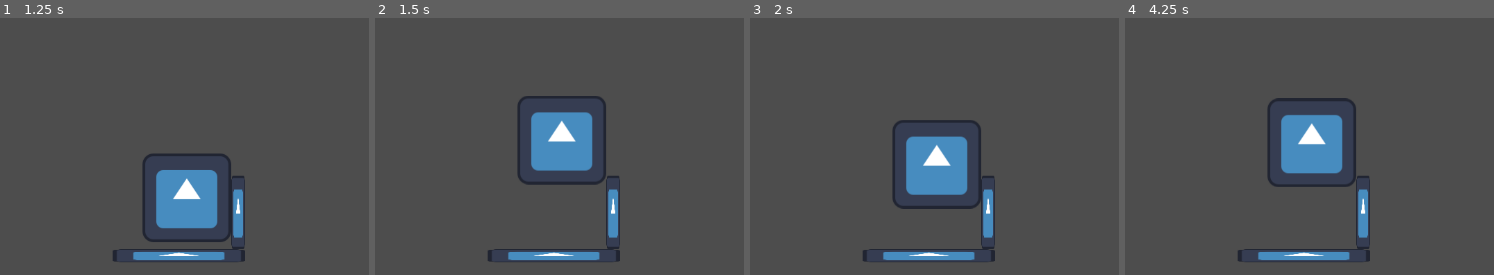
Above: before the commit, frames 1-4 (left to right).
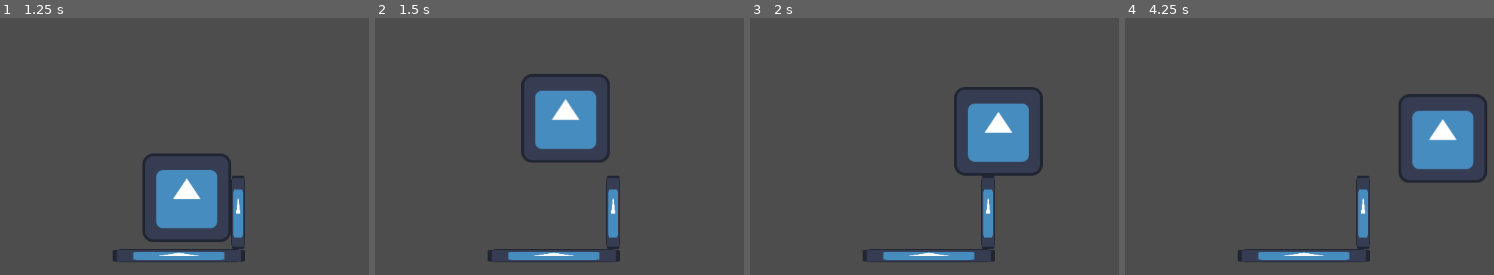
Above: after the commit, the same moments.

Repository: arcality/Built-to-Scale-GMTK-2024
Game: Godot game, scene res://scenes/main.tscn
Two runs of this game, one before a commit and one after it. Both use one fixed random seed, a clock stepped at 60 frames per second and the inputs below. The engine's default icon, where the game draws it, is replaced by a stand-in: a white triangle on a blue panel in a dark square.
Inputs:
- Up to frame 1 (1.25 s): tap Enter at 0.5 s; hold D (move_right) from 0.53 s (still down); hold Space (jump) from 0.53 s (still down)
- Up to frame 2 (1.5 s): keep holding D (move_right); release Space (jump) at 1.28 s; tap Space (jump) at 1.35 s
- Up to frame 3 (2 s): keep holding D (move_right); tap Space (jump) at 1.52, 1.82 s
- Up to frame 4 (4.25 s): release D (move_right) at 2.03 s; hold A (move_left) 2.03-2.78 s; hold Space (jump) 2.03-2.78 s; hold D (move_right) from 2.78 s (still down); tap Space (jump) at 2.85, 3.02, 3.32 s; hold Space (jump) from 3.53 s (still down)

Frame 1 is identical in both runs. In frame 2, 5.6% of the frame differs, in the area x 38-64%, y 21-65%; in frame 3, 9.5%; in frame 4, 10%, in the area x 38-99%, y 29-66%.

Commit message:
added double jump
it switches to the active_jetpack_state which is is set to "jumping"

Diff:
--- a/scenes/falling.gd
+++ b/scenes/falling.gd
@@ -2,8 +2,6 @@
 
 var player : Player
 var speed : float
-
-var jump_strength = -600
 
 func Enter():
 	player = owner
@@ -14,5 +12,11 @@
 	player.velocity.x = horizontal_direction * speed * delta
 
 	if player.is_on_floor():
+		player.special_jump_used = false
 		state_transition.emit(self, "idle")
 		print("transition to idle")
+
+	if not player.special_jump_used and Input.is_action_just_pressed("jump"):
+		player.special_jump_used = true
+		state_transition.emit(self, player.active_jetpack_state)
+		print("transition to jumping from falling")
--- a/scenes/jumping.gd
+++ b/scenes/jumping.gd
@@ -1,13 +1,10 @@
 extends State
 
 var player : Player
-var speed : float
-
-var jump_strength = -600
 
 func Enter():
 	player = owner
-	player.velocity.y = jump_strength
+	player.velocity.y = player.jump_strength
 
 func Update(delta:float):
 	state_transition.emit(self, "falling")
--- a/scenes/player.gd
+++ b/scenes/player.gd
@@ -1,8 +1,11 @@
 extends CharacterBody2D
 class_name Player
 
-var gravity = 2000.0
-var speed = 10000.0
+var gravity := 2000.0
+var speed := 10000.0
+var jump_strength := -600.0
+var special_jump_used := false
+
 var active_jetpack_state : String
 # can be jumping (i think that will work) or dashing or umbrellaing
 
@@ -24,7 +27,7 @@
 
 # Called when the node enters the scene tree for the first time.
 func _ready():
-	pass
+	active_jetpack_state = "jumping"
 
 
 # Called every frame. 'delta' is the elapsed time since the previous frame.
